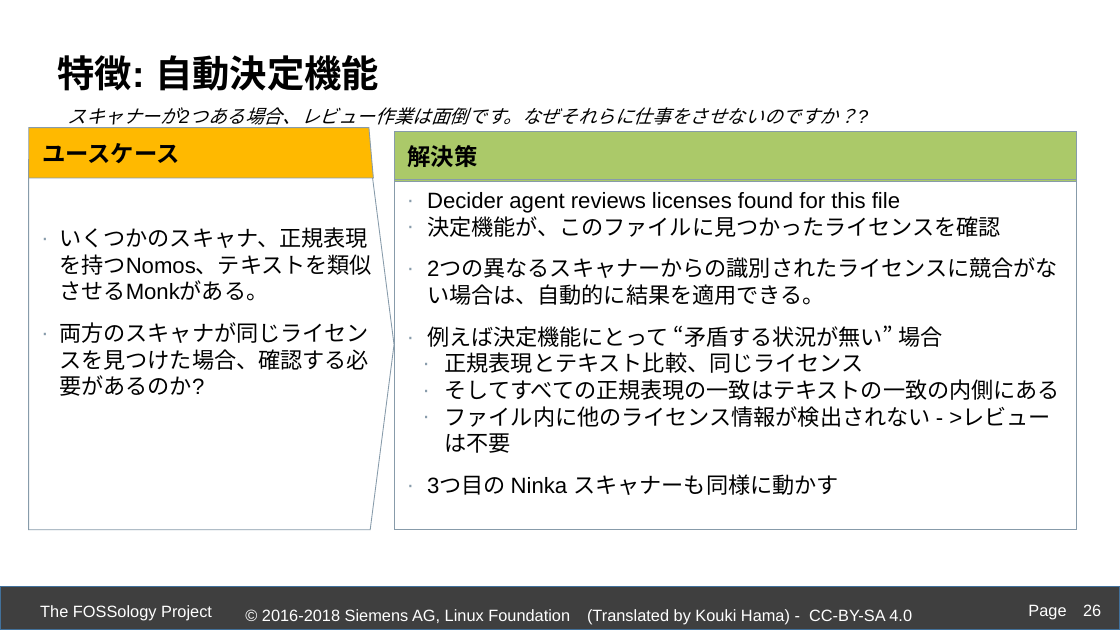
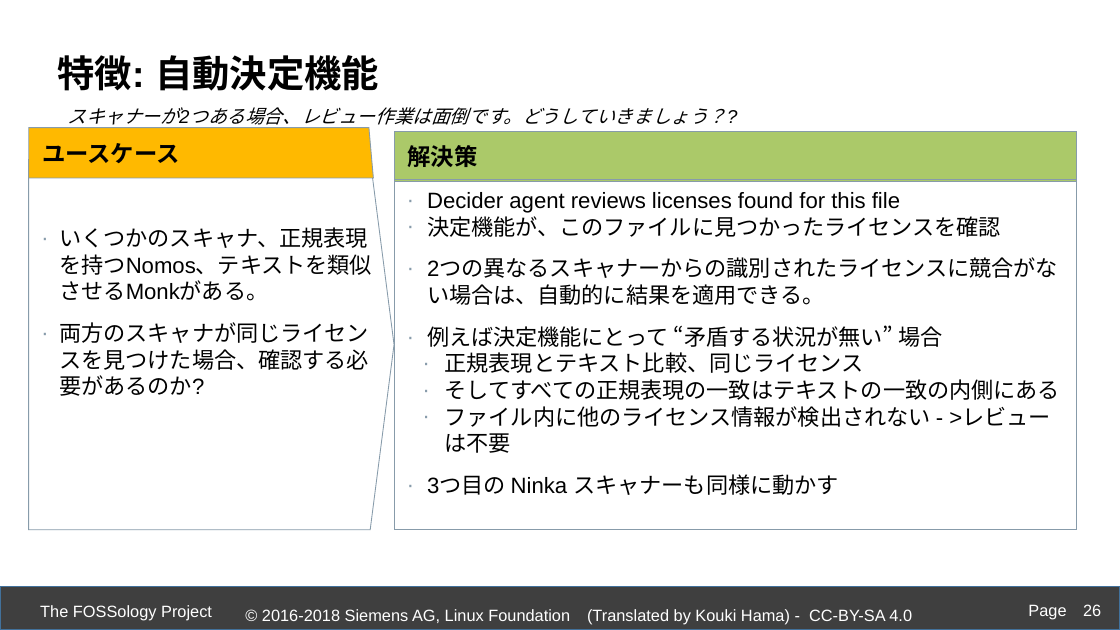
Before and after one commit to fossology/FOSSologySlides, a slide deck: slide 26 of Module-D-JPN-Acceleration-Features.pptx. Drawn at 1120x630 pixels with LibreOffice and Linux fonts; fonts in the diff are those of the drawing; background and template pictures are left out. Boxes give left, top, right and bottom in pixels: in the first picture for what was removed or moved away, otherwise in the second. Text is boxed around its words. In the diff, an @@ line names an element or a change of style, - is before the commit and + after.

```diff
--- a/Module-D-JPN-Acceleration-Features.pptx
+++ b/Module-D-JPN-Acceleration-Features.pptx
@@ text at (x1=67, y1=107, x2=727, y2=130): text changed @@
-スキャナーが2つある場合、レビュー作業は面倒です。なぜそれらに仕事をさせないのですか？?
+スキャナーが2つある場合、レビュー作業は面倒です。どうしていきましょう？?
```
Also in this commit, not shown: 11 other slides changed, 4 other files.
